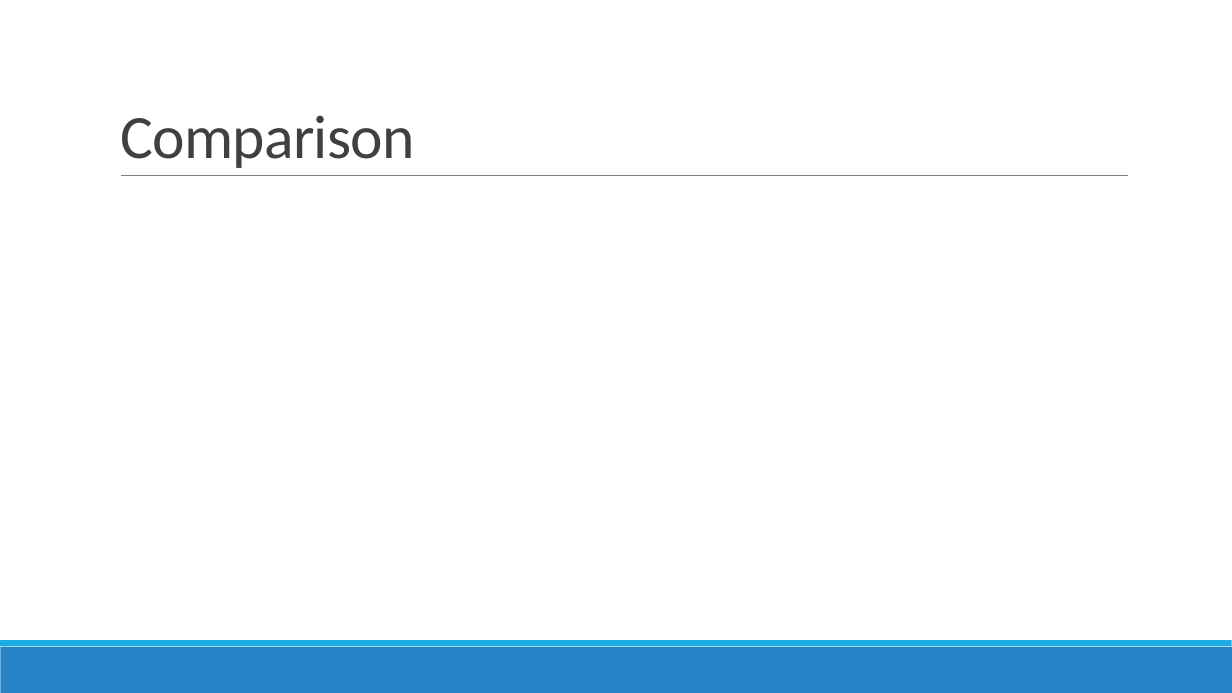
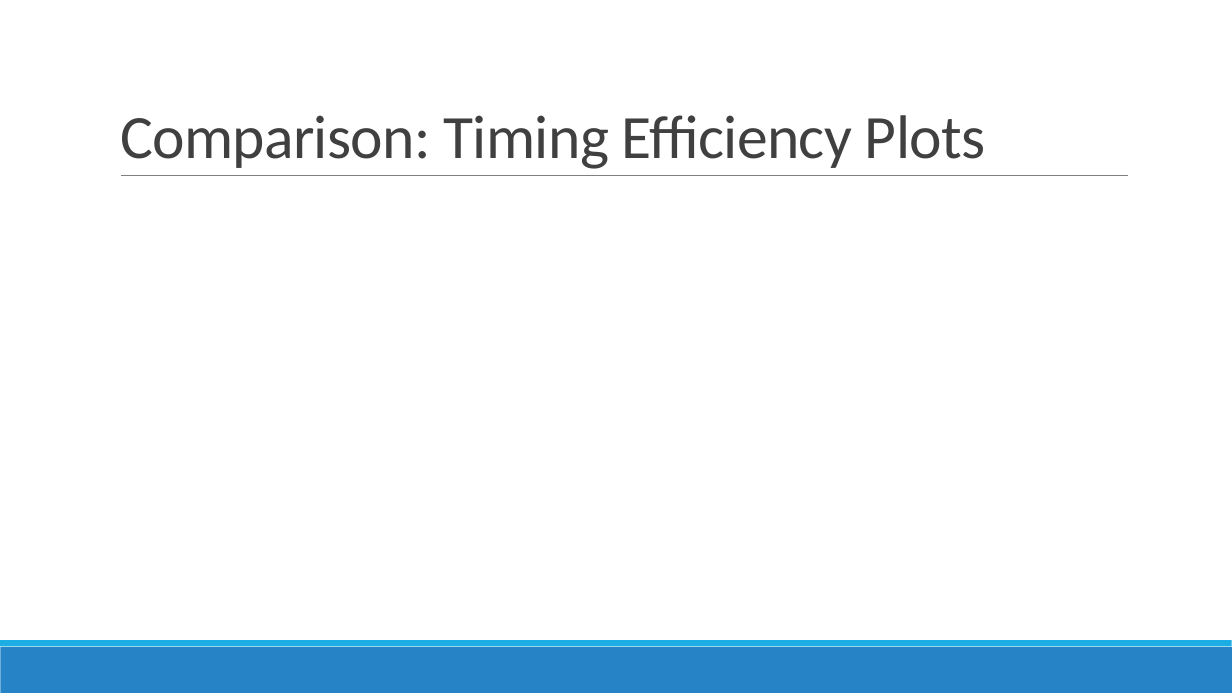
Before and after one commit to chicago-joe/Option-Pricing-via-Levy-Models-in-R, a slide deck: slide 6 of doc/RFinance Presentation.pptx (slide 5 before the commit). Drawn at 1232x693 pixels with LibreOffice and Linux fonts; fonts in the diff are those of the drawing. Boxes give left, top, right and bottom in pixels: in the first picture for what was removed or moved away, otherwise in the second. Text is boxed around its words. In the diff, an @@ line names an element or a change of style, - is before the commit and + after.

```diff
--- a/doc/RFinance Presentation.pptx
+++ b/doc/RFinance Presentation.pptx
@@ title at [120, 115, 986, 169]: text changed @@
-Comparison
+Comparison: Timing Efficiency Plots
```
Also in this commit, not shown: 2 other slides changed, 3 slides added, 2 slides removed, 3 other files.
